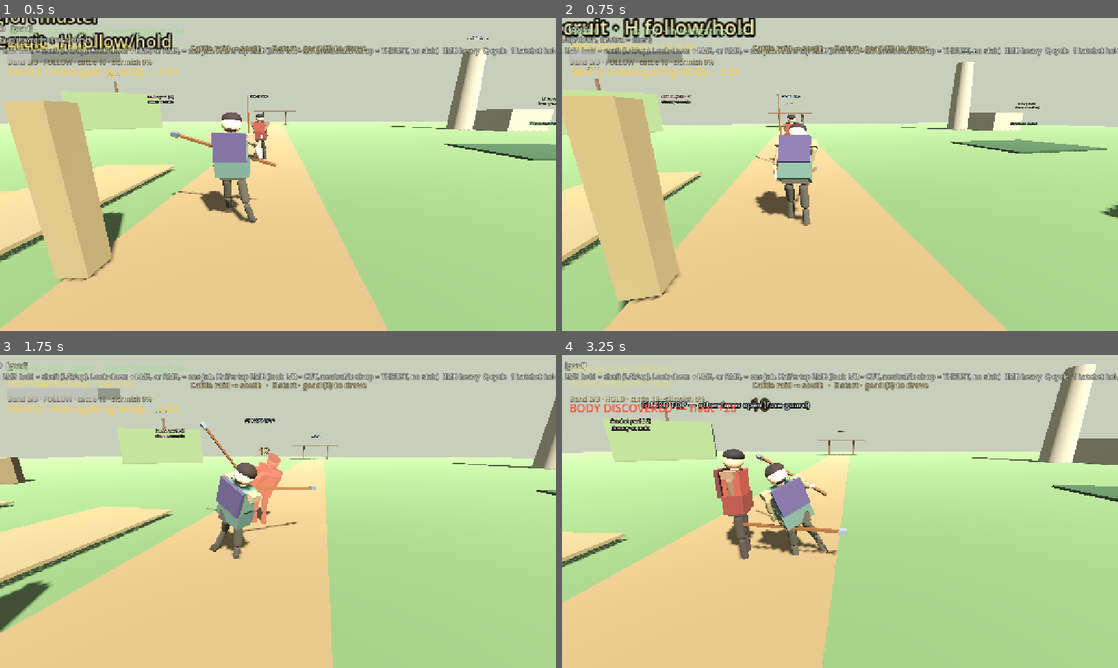
Above: before the commit, frames 1-4 (two rows, left to right).
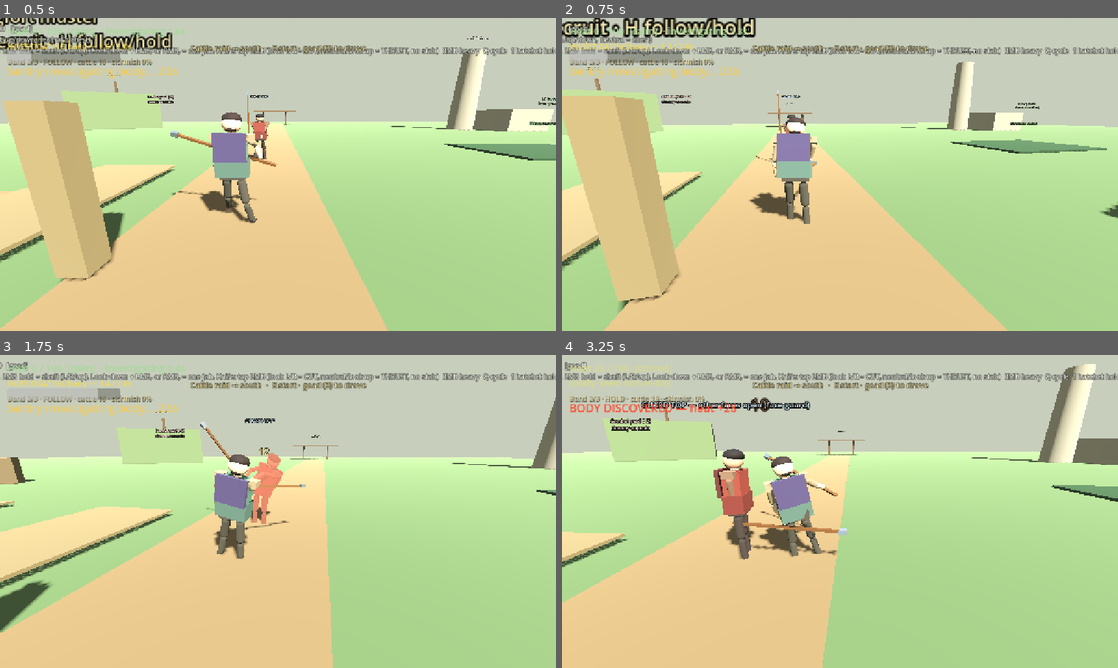
Above: after the commit, the same moments.

Repository: fortins4/devPlayground
Game: Godot game, scene res://scenes/main/main.tscn
The game is run twice, just before and just after one commit, with the same random seed, the same clock (stepped at 60 frames per second) and the same inputs.
Inputs (mouse positions are in pixels of both pictures, inside the frame that each line leads up to):
- Up to frame 1 (0.5 s): no input
- Up to frame 2 (0.75 s): tap Enter at 0.5 s; move the mouse to (867, 174) at 0.52 s; hold W (move_forward) from 0.53 s (still down); hold Right mouse button (attack_heavy) from 0.53 s (still down); click (867, 174) at 0.67 s
- Up to frame 3 (1.75 s): keep holding W (move_forward); tap Space (jump) at 0.77, 1.52 s; move the mouse to (250, 511) at 1.27 s; release Right mouse button (attack_heavy) at 1.28 s; click (250, 511) at 1.35 s
- Up to frame 4 (3.25 s): keep holding W (move_forward); move the mouse to (851, 505) at 2.02 s; hold H (band_toggle) 2.03-2.78 s; move the mouse to (834, 517) at 2.77 s; tap Ctrl (crouch) at 2.85 s; click (834, 517) at 2.92 s; tap Space (jump) at 3.02 s

Frame 1 is identical in both runs. In frame 2, 0.7% of the frame differs, in the area x 33-46%, y 31-67%; in frame 3, 1.6%, in the area x 37-57%, y 31-66%; in frame 4, 1.4%.

Commit message:
feat(combat): ease the goad settle into a small lean

Diff:
--- a/systems/combat/tool_strike_poses.gd
+++ b/systems/combat/tool_strike_poses.gd
@@ -142,8 +142,9 @@
 	var pose := {}
 	# Spine and legs return ahead of the arms. A straight slerp of the
 	# follow-through jackknifes the waist at the halfway frame and leaves
-	# a foot up. Ends stay the follow pose and the ready pose.
-	var body_t := pow(clampf(t, 0.0, 1.0), 0.42)
+	# a foot up. The body exponent is steep so halfway is a small lean,
+	# not a fold. Ends stay the follow pose and the ready pose.
+	var body_t := pow(clampf(t, 0.0, 1.0), 0.15)
 	for k in to_pose.keys():
 		var u := t
 		if String(k) in ["root_drop", "hips", "torso", "head", "left_thigh", "left_shin", "right_thigh", "right_shin"]:
